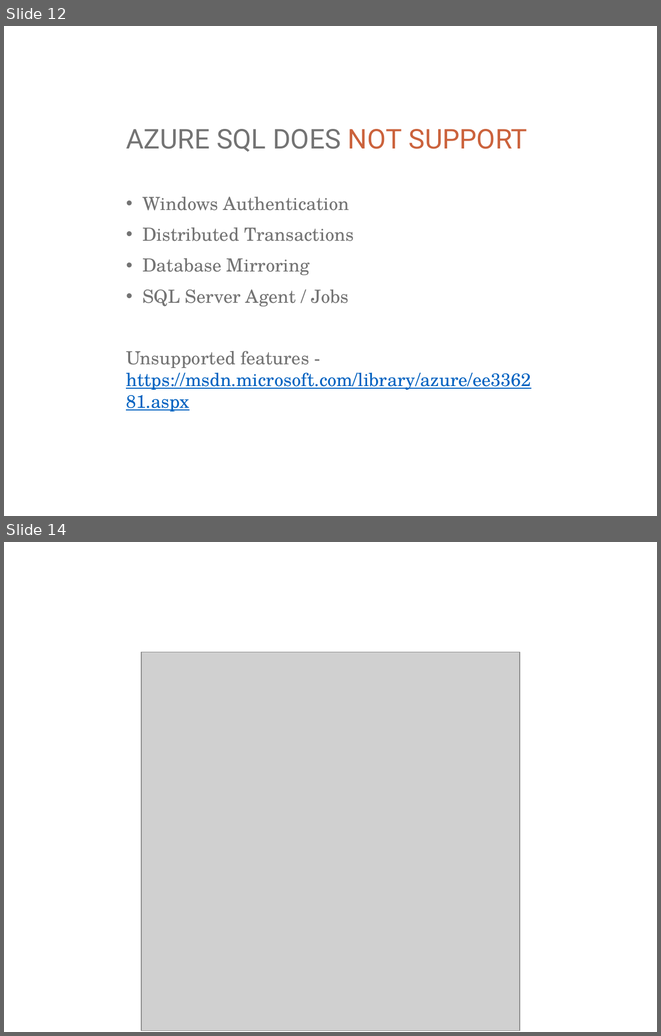
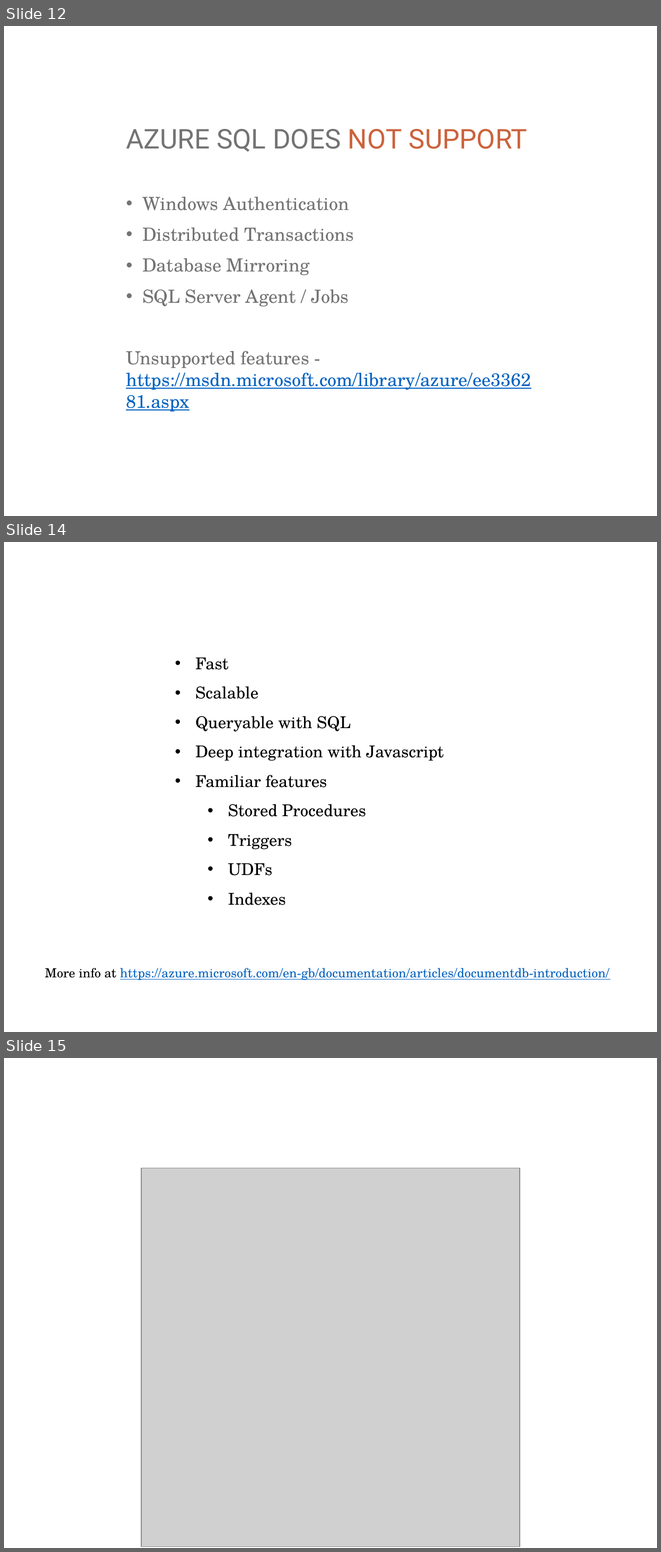
Before and after one commit to ritasker/Presentations-Archive, a slide deck: Current/Azure The Good Parts Web Apps/AzureTheGoodParts-WebApps.pptx. Shown one above the other, each under a label of ours: slides 12 and 14 before the commit, slides 12, 14 and 15 after it; the slides between them are not shown. The pictures are 661x1036 and 661x1552 pixels, drawn with LibreOffice and Linux fonts; fonts in the diff are those of the drawing; grey boxes stand for pictures; background and template pictures are left out. Boxes give left, top, right and bottom in pixels: in the first picture for what was removed or moved away, otherwise in the second. Text is boxed around its words. In the diff, an @@ line names an element or a change of style, - is before the commit and + after.

```diff
--- a/Current/Azure The Good Parts Web Apps/AzureTheGoodParts-WebApps.pptx
+++ b/Current/Azure The Good Parts Web Apps/AzureTheGoodParts-WebApps.pptx
@@ slide 14 added at (4,542,657,1032), background picture (left out) @@
@@ text added at (195,657,444,905), 18 pt, text #000000 @@
+• Fast
+• Scalable
+• Queryable with SQL
+• Deep integration with Javascript
+• Familiar features
+  • Stored Procedures
+  • Triggers
+  • UDFs
+  • Indexes
@@ text added at (45,968,609,980), 14 pt, text #0563C1, underline @@
+More info at https://azure.microsoft.com/en-gb/documentation/articles/documentdb-introduction/
@@ what was slide 14 is now slide 15 @@
```
Also in this commit, not shown: 1 slide changed, 4 other slides added, 2 other files.
